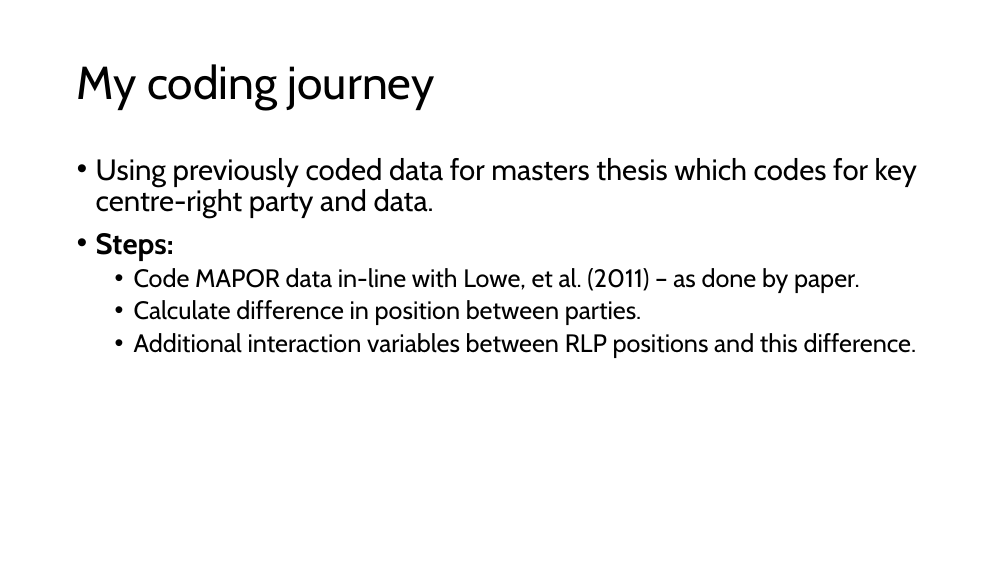
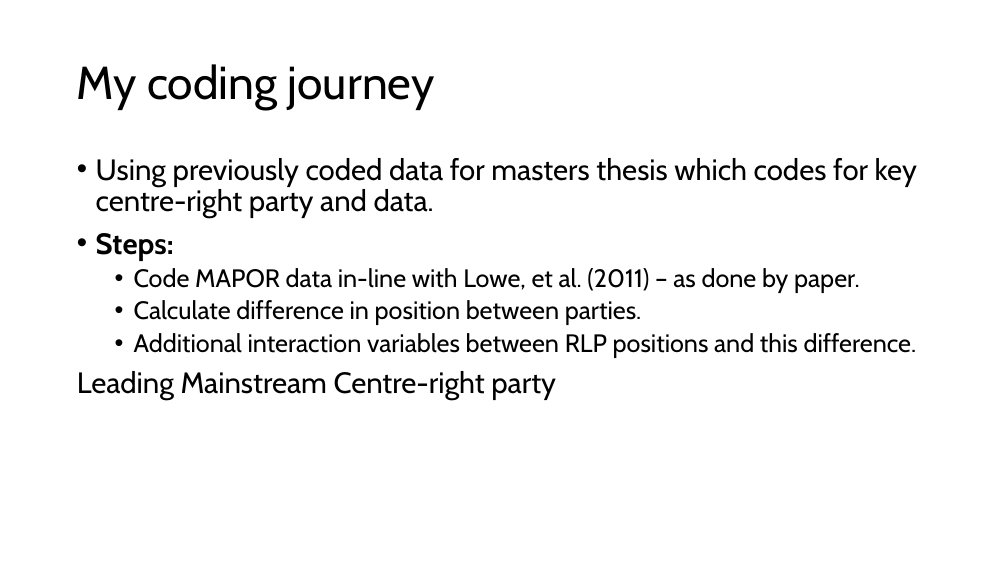
Before and after one commit to dlcy-dc/StatsII_2026, a slide deck: slide 12 of replication/my_replication/Replication paper powerpoint.pptx (slide 9 before the commit). Drawn at 1008x567 pixels with LibreOffice and Linux fonts; fonts in the diff are those of the drawing. Boxes give left, top, right and bottom in pixels: in the first picture for what was removed or moved away, otherwise in the second. Text is boxed around its words. In the diff, an @@ line names an element or a change of style, - is before the commit and + after.

```diff
--- a/replication/my_replication/Replication paper powerpoint.pptx
+++ b/replication/my_replication/Replication paper powerpoint.pptx
@@ text at box(77, 371, 556, 400): paragraph added @@
+Leading Mainstream Centre-right party
```
Also in this commit, not shown: 3 other slides changed, 11 slides added, 5 slides removed, 6 other files.
